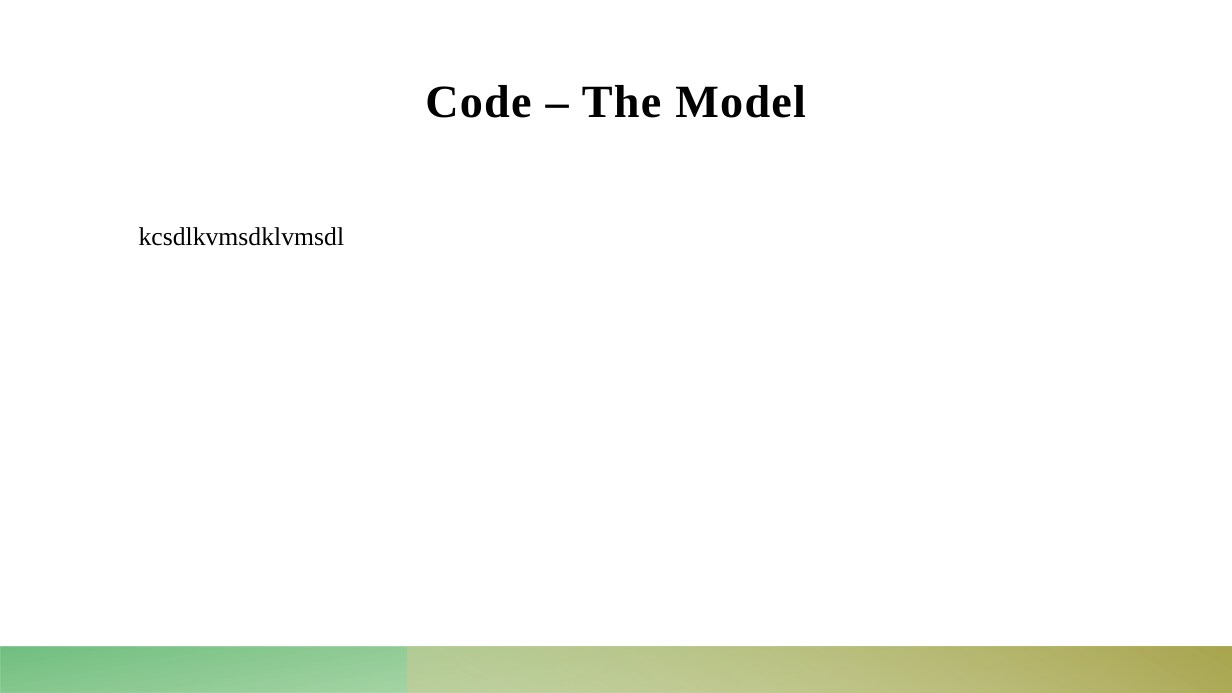
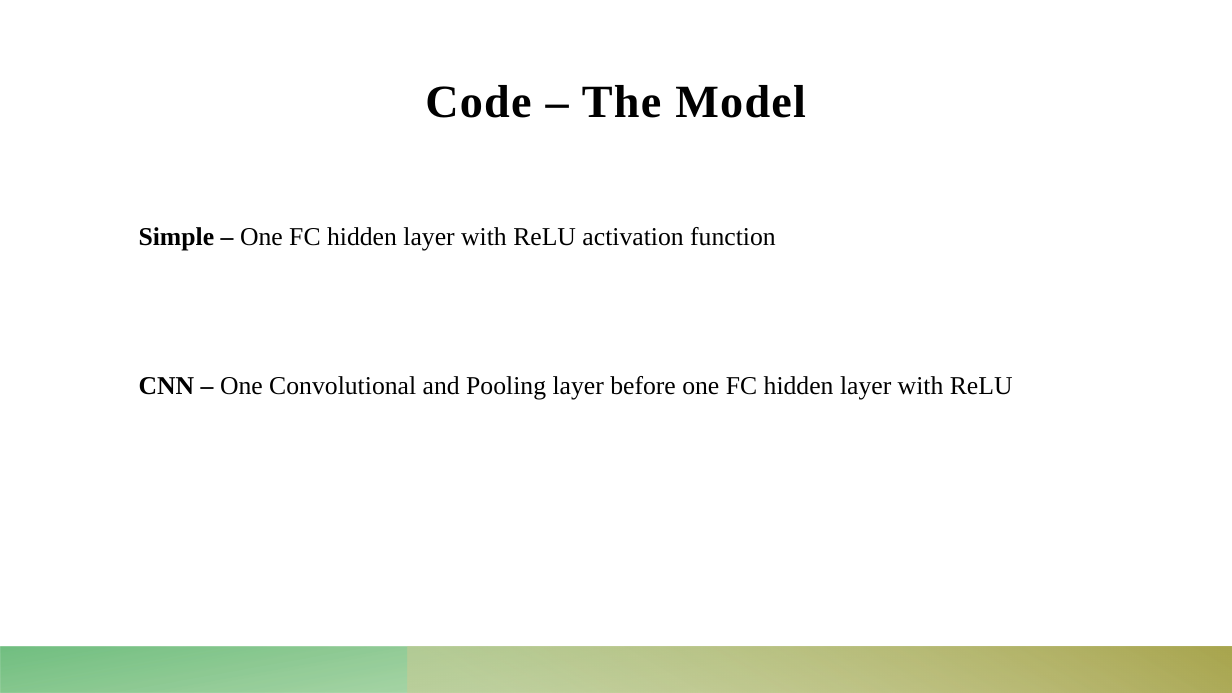
Before and after one commit to Dekel23/Sokoban-DRL, a slide deck: slide 10 of presentation.pptx. Drawn at 1232x693 pixels with LibreOffice and Linux fonts; fonts in the diff are those of the drawing. Boxes give left, top, right and bottom in pixels: in the first picture for what was removed or moved away, otherwise in the second. Text is boxed around its words. In the diff, an @@ line names an element or a change of style, - is before the commit and + after.

Commit message:
adding CNN, simple test. option for GPU

```diff
--- a/presentation.pptx
+++ b/presentation.pptx
@@ text at [139, 227, 1013, 400]: text changed @@
-kcsdlkvmsdklvmsdl
+Simple – One FC hidden layer with ReLU activation function
+CNN – One Convolutional and Pooling layer before one FC hidden layer with ReLU
```
Also in this commit, not shown: 1 other slide changed, 5 other files.
